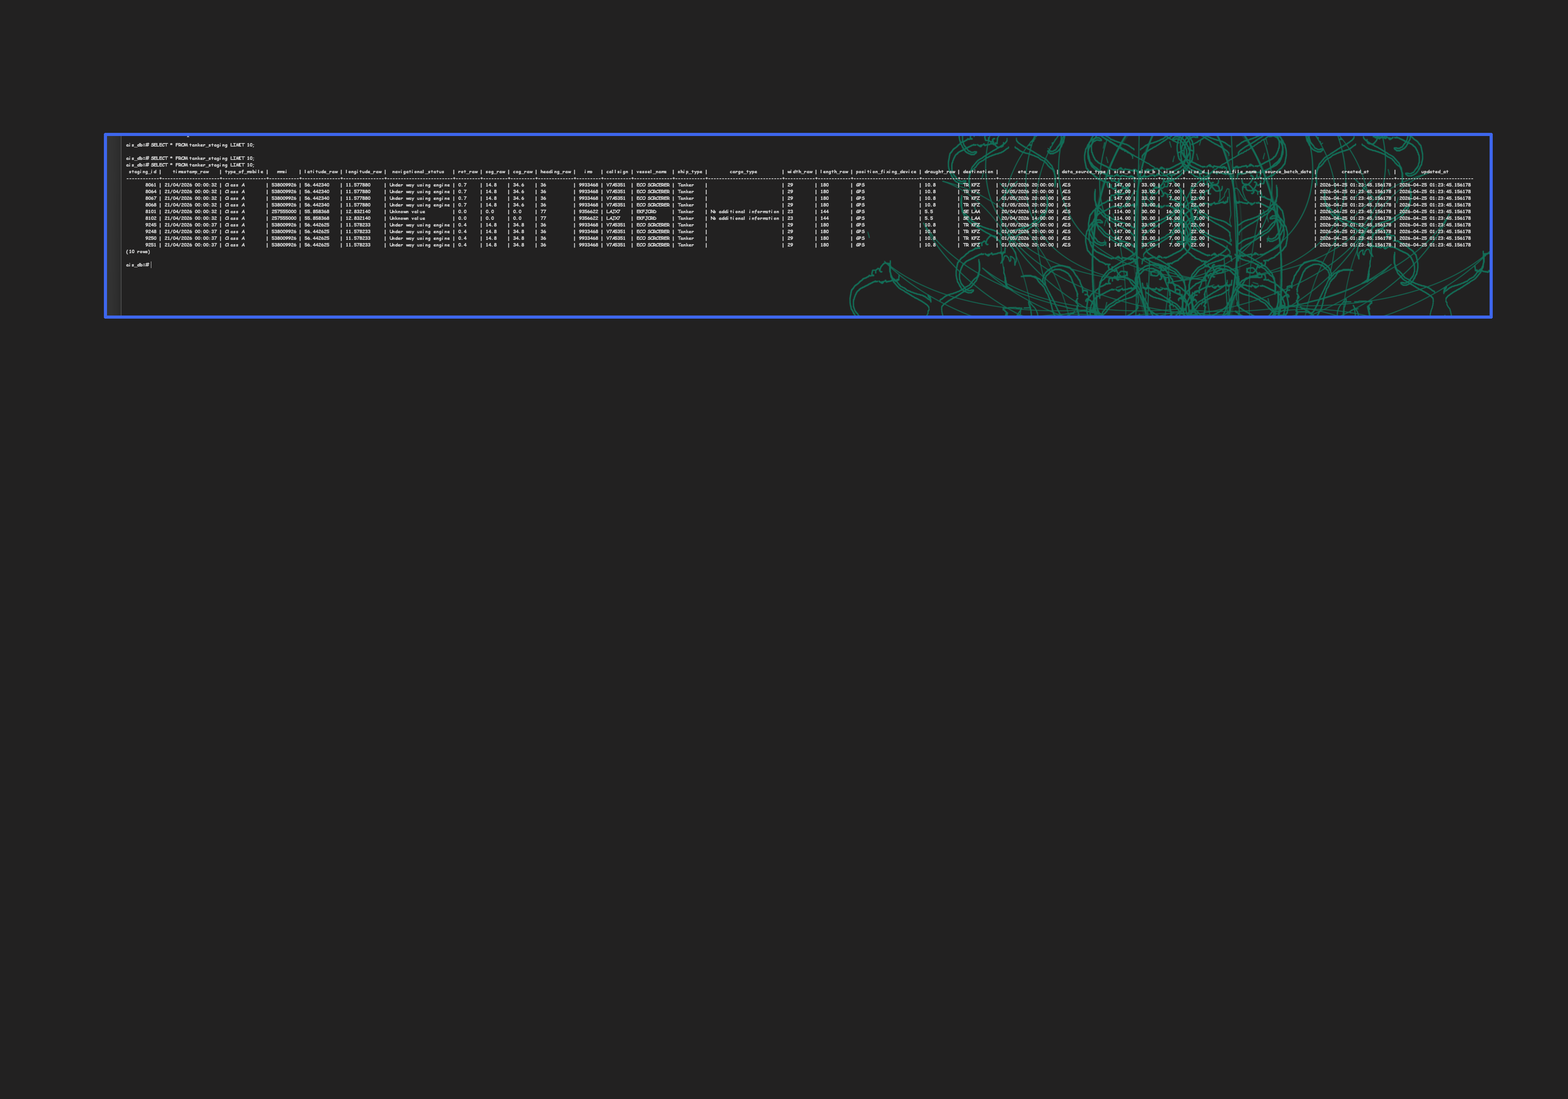
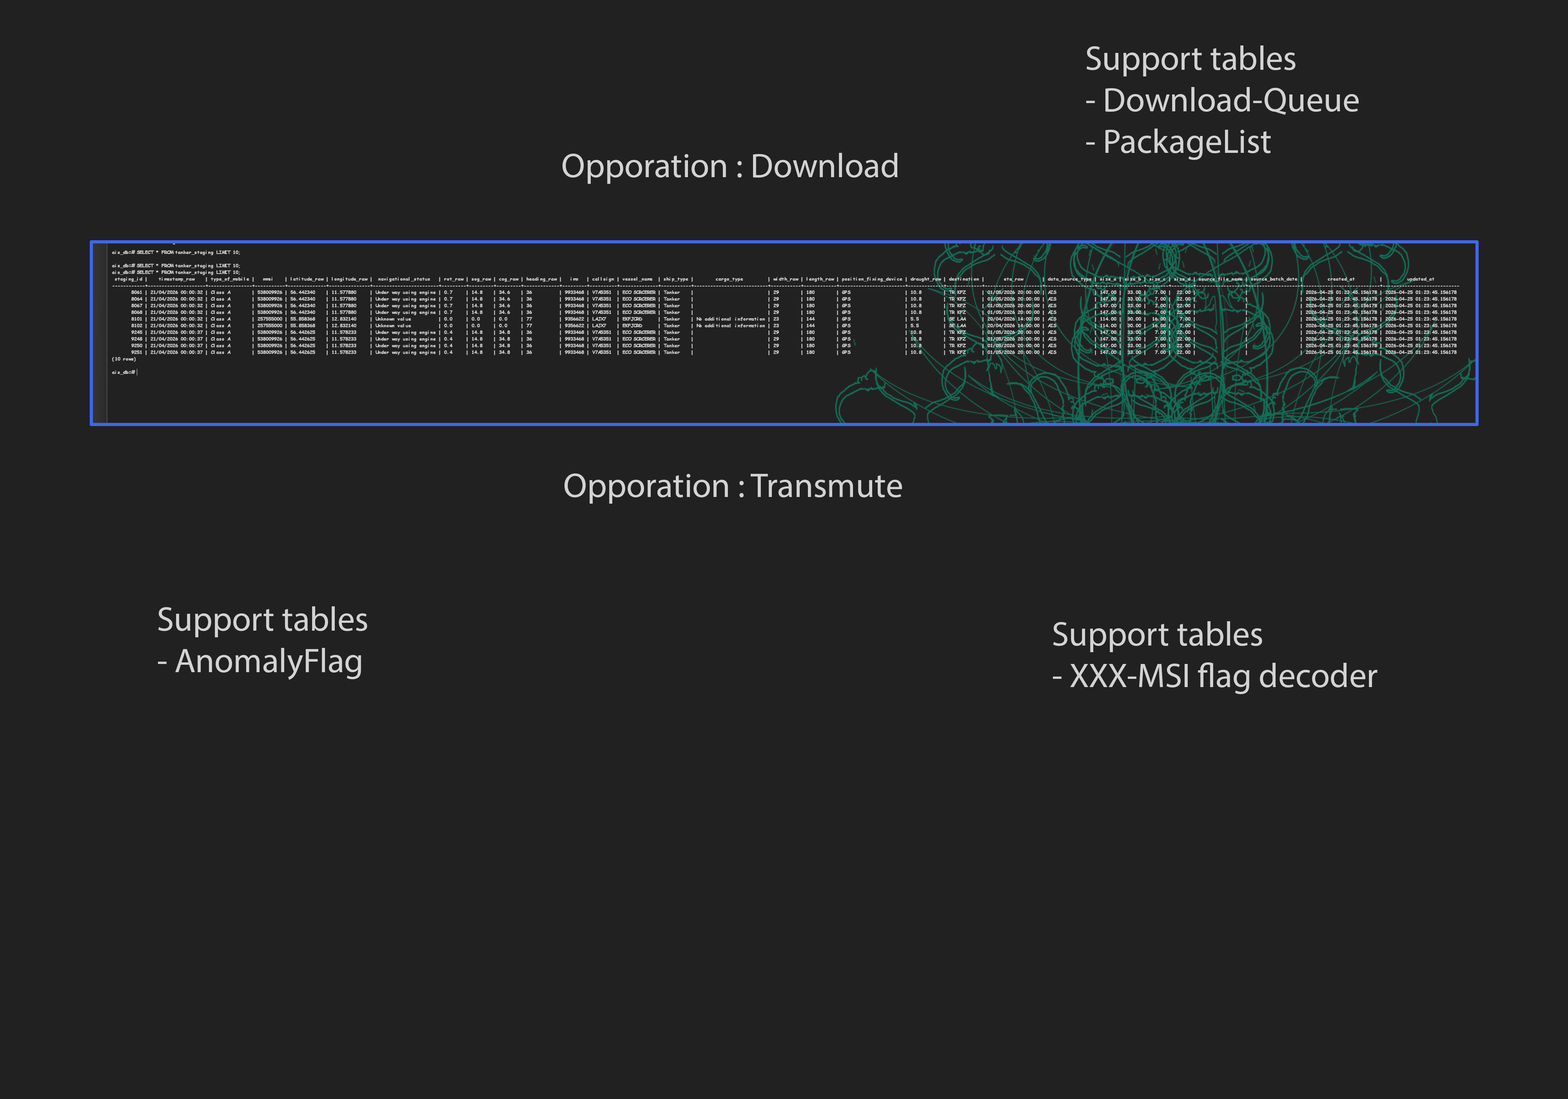
Revision of a layered 1568x1099 image; what changed, layer by layer:
added layer "Support tables Download-Queue PackageList" above "Support tables AnomalyFlag" over [1086, 45, 1359, 160]
added layer "Support tables AnomalyFlag" above "Support tables XXX-MSI flag decoder" over [157, 606, 368, 680]
added layer "Support tables XXX-MSI flag decoder" above "Opporation : Transmute" over [1052, 621, 1378, 695]
added layer "Opporation : Transmute" above "Opporation : Download" over [564, 473, 902, 504]
added layer "Opporation : Download" above "Staging" over [562, 152, 898, 184]
removed layer "Layer 4" from group "Staging" over [103, 132, 1493, 319]
painted on "Layer 1" over [89, 134, 1492, 427]